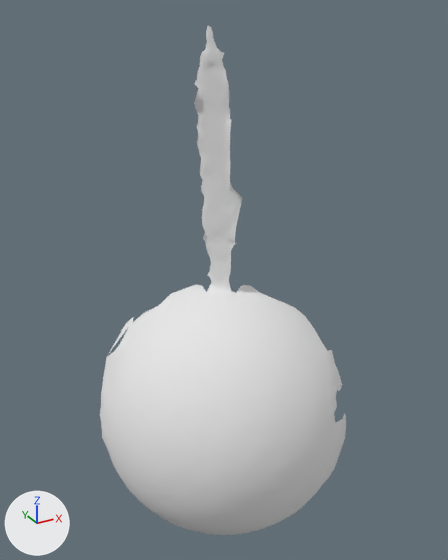
Renders of the OBJ model res/pendulum_horizontal/Pendulum_horizontal.000126.obj from each side of a commit.
Both versions are drawn from a 50 mm camera at (-47.0, -417.0, 406.0) aimed at (248.0, 120.0, 138.0). The axes (+X, +Y, +Z) are drawn at lower left. The lights are the same throughout. Where no turn or scale is listed for an object, it has been applied to the vertices.

Names of what the first picture shows: 'Pendulum_horizontal.000126'.
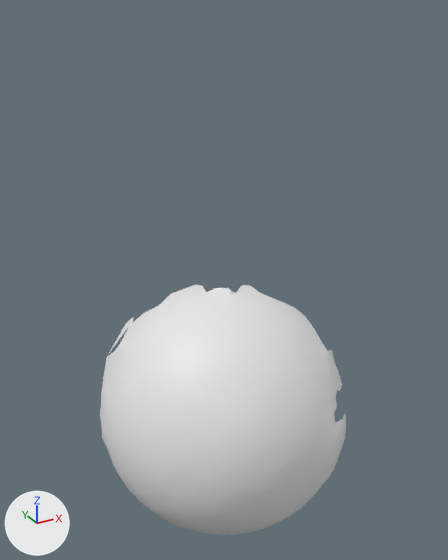
The change, as JSON lines over the scene's bpy script:
```json
{"block": "me_pendulum_horizontal_000126", "where": "# used by ob_pendulum_horizontal_000126; location = (0.0, 0.0, 0.0)"}
{"op": "remove", "block": "me_pendulum_horizontal_000126", "code": "me_pendulum_horizontal_000126.from_pydata(...)  # 5470 vertices, 10753 faces; spans x 110.0..362.0, y -12.0..235.0, z -176.0..391.0"}
{"op": "remove", "block": "me_pendulum_horizontal_000126", "code": "me_pendulum_horizontal_000126.materials.append(mat_pendulum_horizontal_000126)  # white #e7e7e7"}
{"op": "add", "block": "me_pendulum_horizontal_000126", "code": "me_pendulum_horizontal_000126.from_pydata(...)  # 4946 vertices, 9784 faces; spans x 110.0..362.0, y -12.0..235.0, z -176.0..122.0"}
{"block": "me_pendulum_horizontal_000126", "change": "me_pendulum_horizontal_000126 part 1: 524 vertices removed from x 232.0..270.0, y 104.0..158.0, z 123.0..391.0"}
```

What differs and where, as boxes [x1, y1, x2, y2] in the pictures (448 x 560 px):
```json
{"object": "Pendulum_horizontal.000126", "change": "reshaped", "before": [100, 26, 346, 535], "after": [100, 284, 346, 535], "on screen": "51% shorter"}
{"part": 1, "of": "me_pendulum_horizontal_000126", "change": "deleted", "before": [194, 26, 242, 292]}
```
